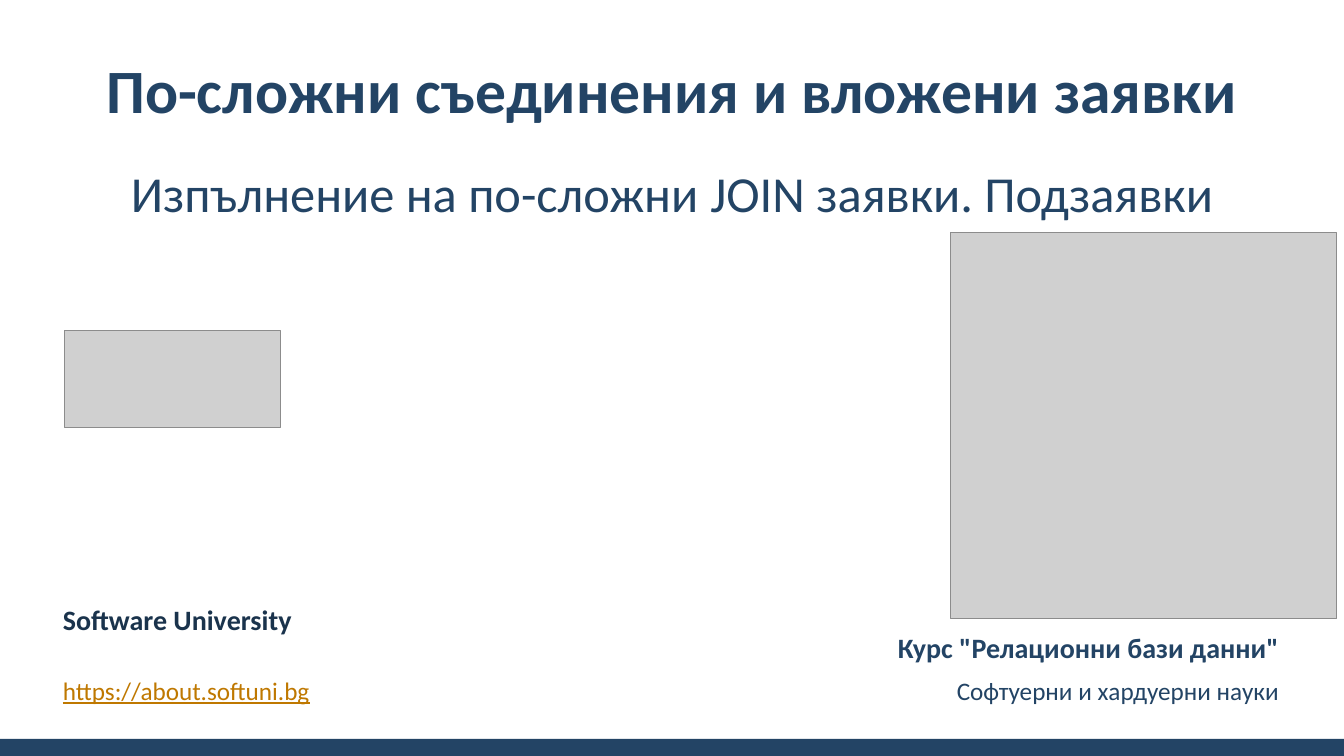
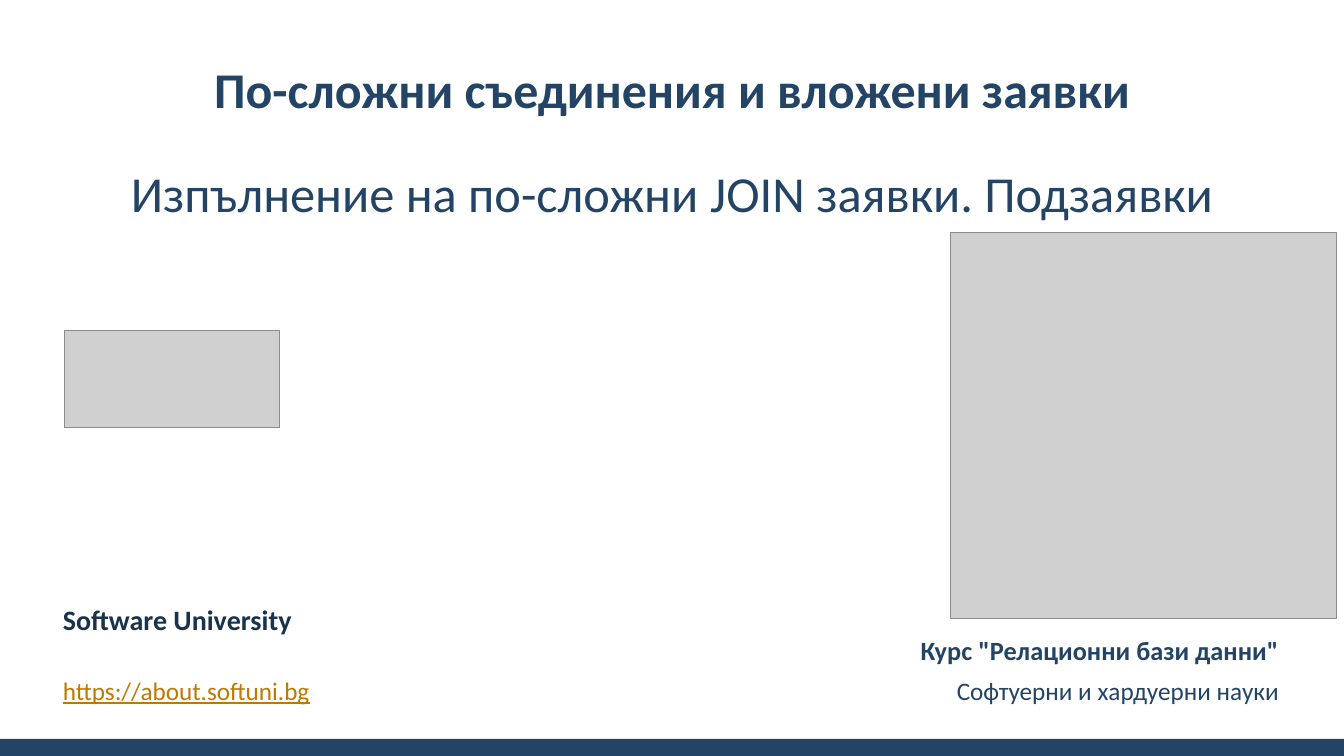
Before and after one commit to Ghostdog02/MSSQL, a slide deck: slide 1 of Theory/10-Complex-Joins-and-Subqueries/10-Complex-Joins-and-Subqueries.pptx. Drawn at 1344x756 pixels with LibreOffice and Linux fonts; fonts in the diff are those of the drawing; grey boxes stand for pictures; background and template pictures are left out. Boxes give left, top, right and bottom in pixels: in the first picture for what was removed or moved away, otherwise in the second. Text is boxed around its words. In the diff, an @@ line names an element or a change of style, - is before the commit and + after.

```diff
--- a/Theory/10-Complex-Joins-and-Subqueries/10-Complex-Joins-and-Subqueries.pptx
+++ b/Theory/10-Complex-Joins-and-Subqueries/10-Complex-Joins-and-Subqueries.pptx
@@ title "По-сложни съединения и вложени заявки" at <box>214,75,1130,116</box>: size 44 to 35.6 pt @@
@@ text "Курс "Релационни бази данни"" at <box>921,642,1278,665</box>: size 20 to 18.8 pt; line spacing 0.95 to 1.05 @@
```
Also in this commit, not shown: 17 other slides changed, 8 other files.
